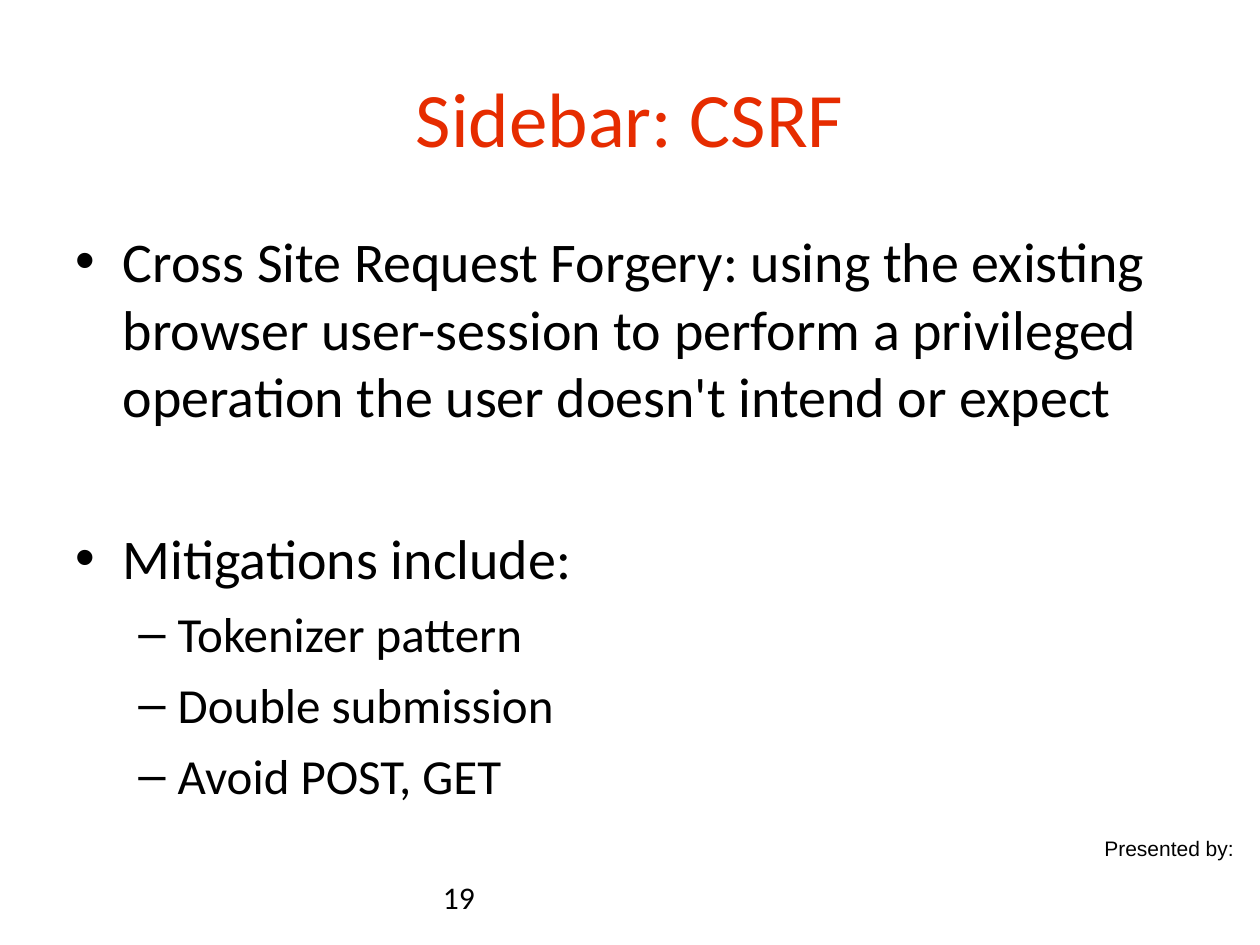
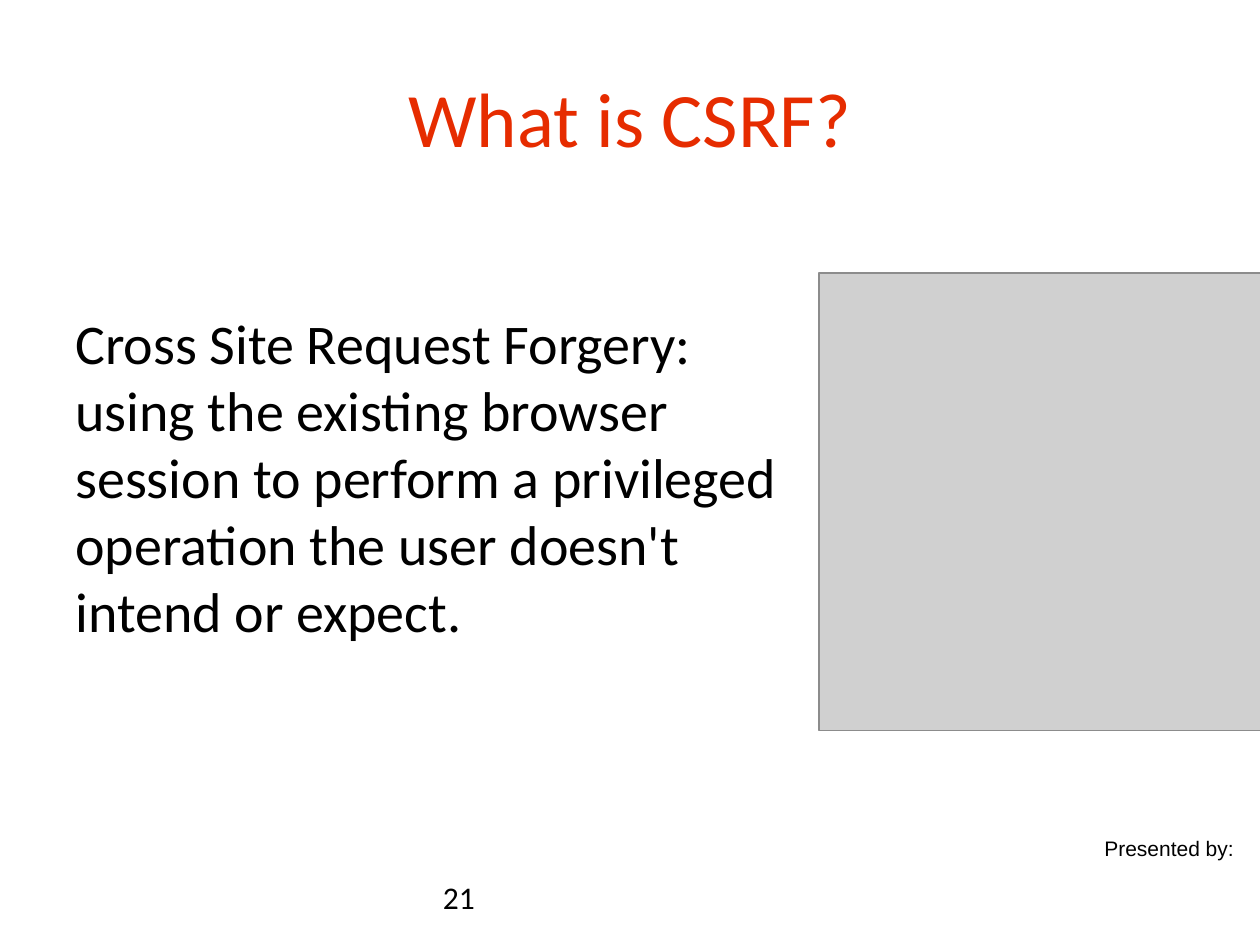
Before and after one commit to danielsomerfield/app-sec-presentation, a slide deck: slide 21 of AppSec Presentation Deck Day 4.ppt (slide 19 before the commit). Drawn at 1260x945 pixels with LibreOffice and Linux fonts; fonts in the diff are those of the drawing; grey boxes stand for pictures; background and template pictures are left out. Boxes give left, top, right and bottom in pixels: in the first picture for what was removed or moved away, otherwise in the second. Text is boxed around its words. In the diff, an @@ line names an element or a change of style, - is before the commit and + after.

Commit message:
More content and cleanup on sessions.

```diff
--- a/AppSec Presentation Deck Day 4.ppt
+++ b/AppSec Presentation Deck Day 4.ppt
@@ title at (408, 93, 851, 148): text changed @@
-Sidebar: CSRF
+What is CSRF?
@@ picture added at (819, 273, 1260, 731) @@
@@ text at (75, 325, 776, 641): text changed @@
-• Cross Site Request Forgery: using the existing browser user-session to perform a privileged operation the user doesn't intend or expect
-• Mitigations include:
-  – Tokenizer pattern
-  – Double submission
-  – Avoid POST, GET
+Cross Site Request Forgery: using the existing browser session to perform a privileged operation the user doesn't intend or expect.
@@ page number at (443, 888, 475, 909): text changed @@
-19
+21
```
Also in this commit, not shown: 4 other slides changed, 4 slides added, 1 slide removed, 1 other file.
